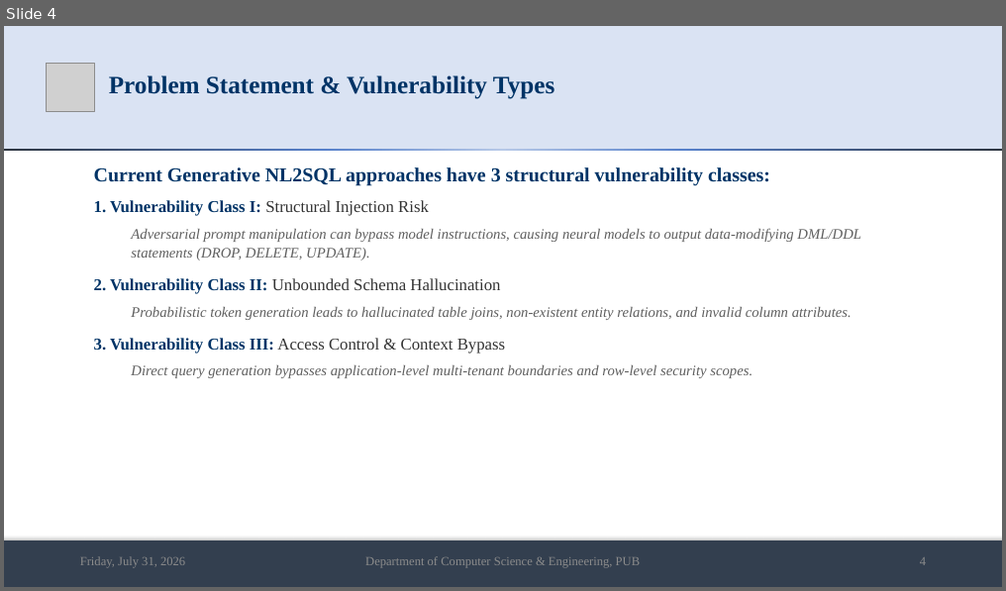
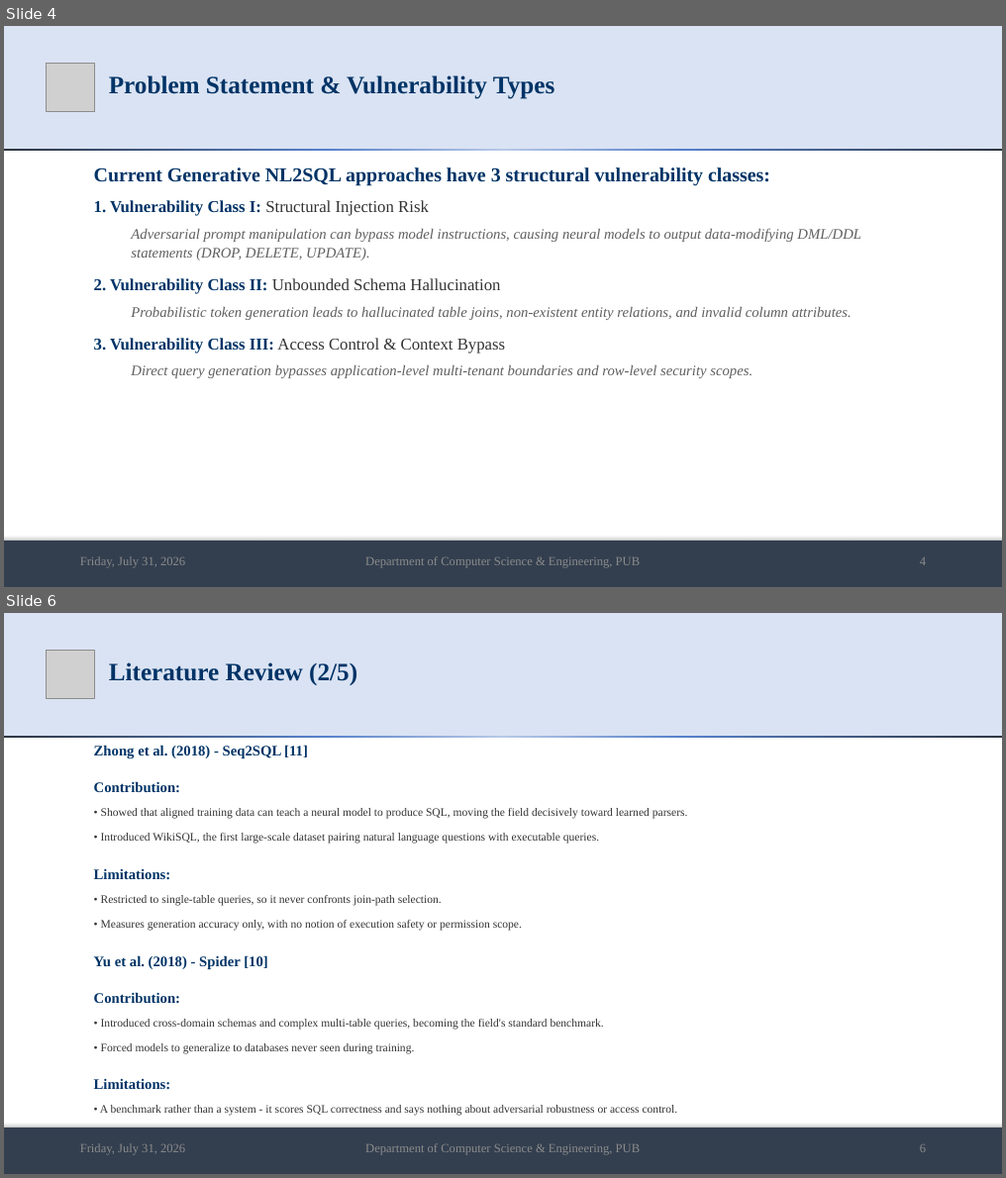
Before and after one commit to md-riaz/AEGIS-Research, a slide deck: docs/scripts/Md_Riaz_Mid_Defense_Final_0322310105101024.pptx. Shown one above the other, each under a label of ours: slide 4 before the commit, slides 4 and 6 after it; the slides between them are not shown. The pictures are 1006x591 and 1006x1178 pixels, drawn with LibreOffice and Linux fonts; fonts in the diff are those of the drawing; grey boxes stand for pictures. Boxes give left, top, right and bottom in pixels: in the first picture for what was removed or moved away, otherwise in the second. Text is boxed around its words. In the diff, an @@ line names an element or a change of style, - is before the commit and + after.

```diff
--- a/docs/scripts/Md_Riaz_Mid_Defense_Final_0322310105101024.pptx
+++ b/docs/scripts/Md_Riaz_Mid_Defense_Final_0322310105101024.pptx
@@ slide 6 added at [4,613,1002,1174], background #FFFFFF @@
@@ rectangle added at [4,613,1002,736], fill #DAE3F3 @@
@@ picture added at [46,651,94,698] @@
@@ title added at [109,663,357,685], 24 pt, text #003366, bold @@
+Literature Review (2/5)
@@ rectangle added at [4,736,1002,738], fill gradient #B4C7E7 to #4D79C7 to #222A35 @@
@@ text added at [94,745,688,1116], 11 pt, text #333333 @@
+Zhong et al. (2018) - Seq2SQL [11]
+Contribution:
+• Showed that aligned training data can teach a neural model to produce SQL, moving the field decisively toward learned parsers.
+• Introduced WikiSQL, the first large-scale dataset pairing natural language questions with executable queries.
+Limitations:
+• Restricted to single-table queries, so it never confronts join-path selection.
+• Measures generation accuracy only, with no notion of execution safety or permission scope.
+Yu et al. (2018) - Spider [10]
+Contribution:
+• Introduced cross-domain schemas and complex multi-table queries, becoming the field's standard benchmark.
+• Forced models to generalize to databases never seen during training.
+Limitations:
+• A benchmark rather than a system - it scores SQL correctness and says nothing about adversarial robustness or access control.
@@ rectangle added at [4,1128,1002,1174], fill #333F50 @@
@@ text added at [80,1144,185,1156], 12 pt, text #8C8C8C @@
+Friday, July 31, 2026
@@ text added at [365,1144,640,1156], 12 pt, text #8C8C8C @@
+Department of Computer Science & Engineering, PUB
@@ text added at [920,1145,926,1153], 12 pt, text #8C8C8C @@
+6
```
Also in this commit, not shown: 20 slides changed, 4 other slides added, 2 other files.
